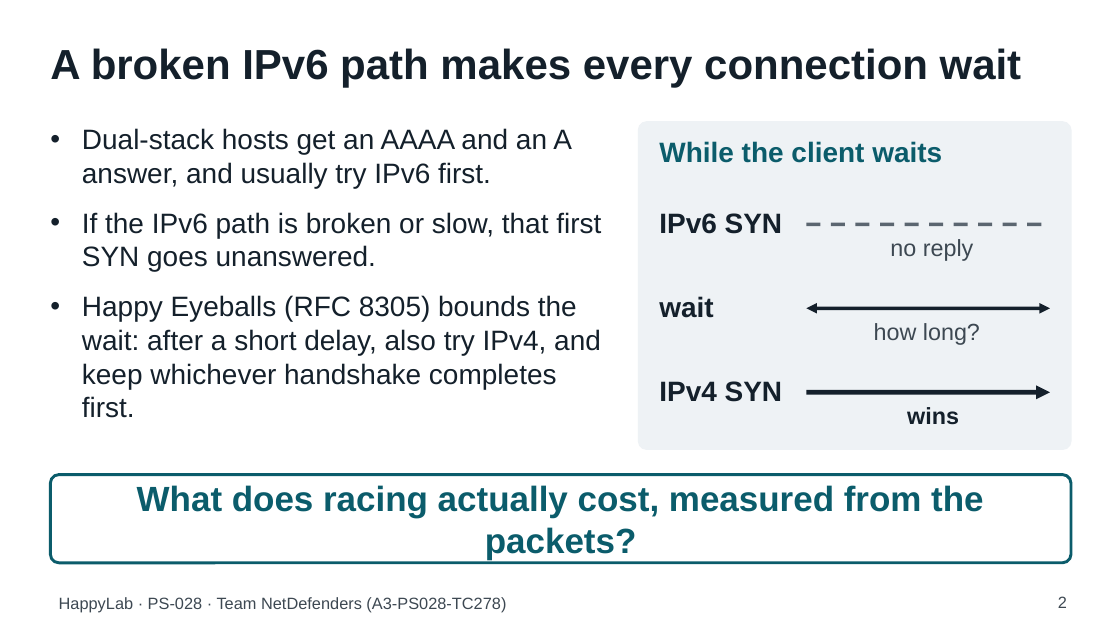
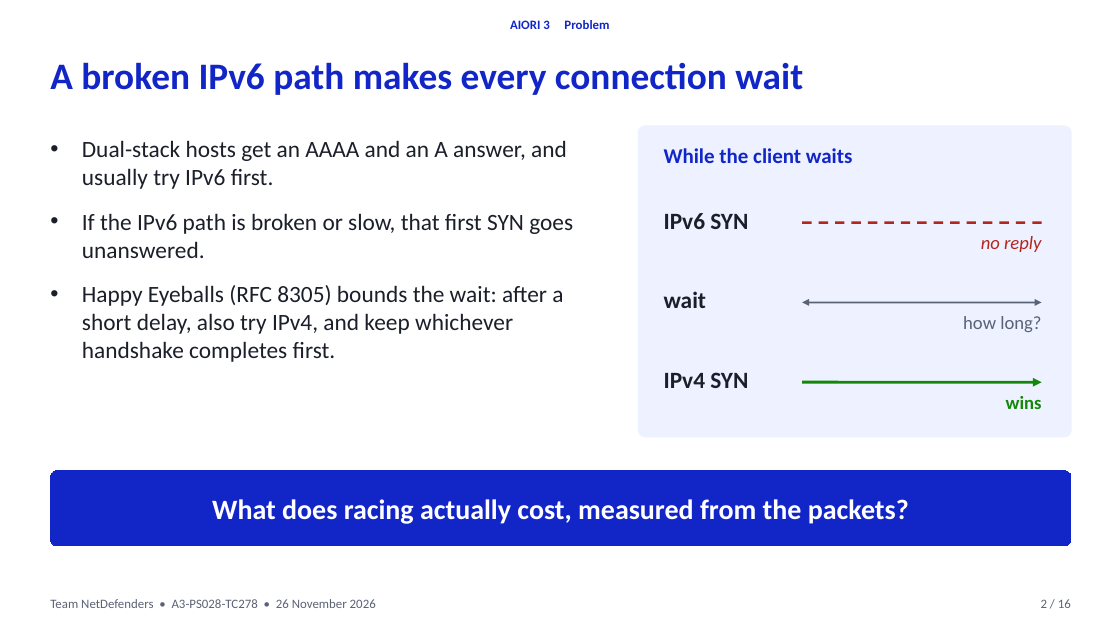
Before and after one commit to aiori-hackathon/A3-PS028-TC278, a slide deck: slide 2 of deck/HappyLab_PS028_TC278.pptx. Drawn at 1120x630 pixels with LibreOffice and Linux fonts; fonts in the diff are those of the drawing. Boxes give left, top, right and bottom in pixels: in the first picture for what was removed or moved away, otherwise in the second. Text is boxed around its words. In the diff, an @@ line names an element or a change of style, - is before the commit and + after.

```diff
--- a/deck/HappyLab_PS028_TC278.pptx
+++ b/deck/HappyLab_PS028_TC278.pptx
@@ text added at box(510, 20, 609, 29), 11 pt, text #1226C8, bold @@
+AIORI 3 Problem
@@ text "A broken IPv6 path makes ...": place and size @@
-text "A broken IPv6 path makes ..." at box(50, 48, 1022, 88)
+text "A broken IPv6 path makes ..." at box(50, 62, 803, 95)
@@ text "A broken IPv6 path makes ..." at box(50, 62, 803, 95): size 36 to 32 pt, font Arial to Calibri, text colour #14202B to #1226C8 @@
@@ text "Dual-stack hosts get an AAAA ...": place and size @@
-text "Dual-stack hosts get an AAAA ..." at box(82, 128, 601, 418)
+text "Dual-stack hosts get an AAAA ..." at box(82, 140, 573, 362)
@@ rounded rectangle: place and size @@
-rounded rectangle at box(639, 122, 1071, 450)
+rounded rectangle at box(639, 126, 1071, 437)
@@ rounded rectangle at box(639, 126, 1071, 437): fill #EEF2F5 to #EEF1FF; outline #EEF2F5 1 pt to #EEF1FF 1 pt; proportions changed @@
@@ text "While the client waits": place and size @@
-text "While the client waits" at box(659, 141, 942, 163)
+text "While the client waits" at box(664, 148, 853, 163)
@@ text "While the client waits" at box(664, 148, 853, 163): size 24 to 18 pt, font Arial to Calibri, text colour #0B5C6B to #1226C8 @@
@@ line moved from (807, 224) - (1050, 224) to (802, 223) - (1042, 223) @@
@@ line (802, 223) - (1042, 223): stroke #5B6670 3 pt dashed to #B3261E 2 pt dashed @@
@@ text "no reply": place and size @@
-text "no reply" at box(890, 239, 974, 261)
+text "no reply" at box(981, 236, 1041, 252)
@@ text "no reply" at box(981, 236, 1041, 252): size 20 to 16 pt, font Arial to Calibri, text colour #3D4852 to #B3261E, italic on; alignment left to right @@
@@ double arrow moved from (807, 308) - (1050, 308) to (802, 302) - (1042, 302) @@
@@ double arrow (802, 302) - (1042, 302): stroke #14202B 3 pt to #5A6275 1.5 pt @@
@@ text "how long?" at box(963, 316, 1041, 332): size 20 to 16 pt, font Arial to Calibri, text colour #3D4852 to #5A6275; alignment left to right @@
@@ size 24 to 20 pt, font Arial to Calibri, text colour #14202B to #1B1F2A in 4 elements at box(664, 213, 748, 229), box(82, 140, 573, 362), box(664, 291, 707, 308), box(664, 372, 748, 388) @@
@@ text "IPv4 SYN": place and size @@
-text "IPv4 SYN" at box(659, 381, 783, 402)
+text "IPv4 SYN" at box(664, 372, 748, 388)
@@ arrow moved from (807, 392) - (1050, 392) to (802, 382) - (1042, 382) @@
@@ arrow (802, 382) - (1042, 382): stroke #14202B 4 pt to #138808 2.5 pt @@
@@ text "wins": place and size @@
-text "wins" at box(907, 407, 959, 425)
+text "wins" at box(1006, 396, 1042, 409)
@@ text "wins" at box(1006, 396, 1042, 409): size 20 to 16 pt, font Arial to Calibri, text colour #14202B to #138808; alignment left to right @@
@@ rounded rectangle "What does racing actually cost, ...": place and size @@
-rounded rectangle "What does racing actually cost, ..." at box(50, 475, 1071, 563)
+rounded rectangle "What does racing actually cost, ..." at box(50, 471, 1071, 546)
@@ rounded rectangle "What does racing actually cost, ..." at box(50, 471, 1071, 546): size 30 to 24 pt, font Arial to Calibri, text colour #0B5C6B to #FFFFFF; fill #FFFFFF to #1226C8; outline #0B5C6B 2.5 pt to #1226C8 0.75 pt; proportions changed @@
@@ text at box(50, 599, 376, 608): text changed; size 14 to 11 pt; font Arial to Calibri; text colour #3D4852 to #5A6275 @@
-HappyLab · PS-028 · Team NetDefenders (A3-PS028-TC278)
+Team NetDefenders • A3-PS028-TC278 • 26 November 2026
@@ text "2 / 16" at box(1041, 599, 1071, 608): vertical alignment top to middle @@
@@ text at box(1041, 599, 1071, 608): text changed; size 14 to 11 pt; font Arial to Calibri; text colour #3D4852 to #5A6275 @@
-2
+2 / 16
```
Also in this commit, not shown: 13 other slides changed, 2 slides added, 14 other files.
